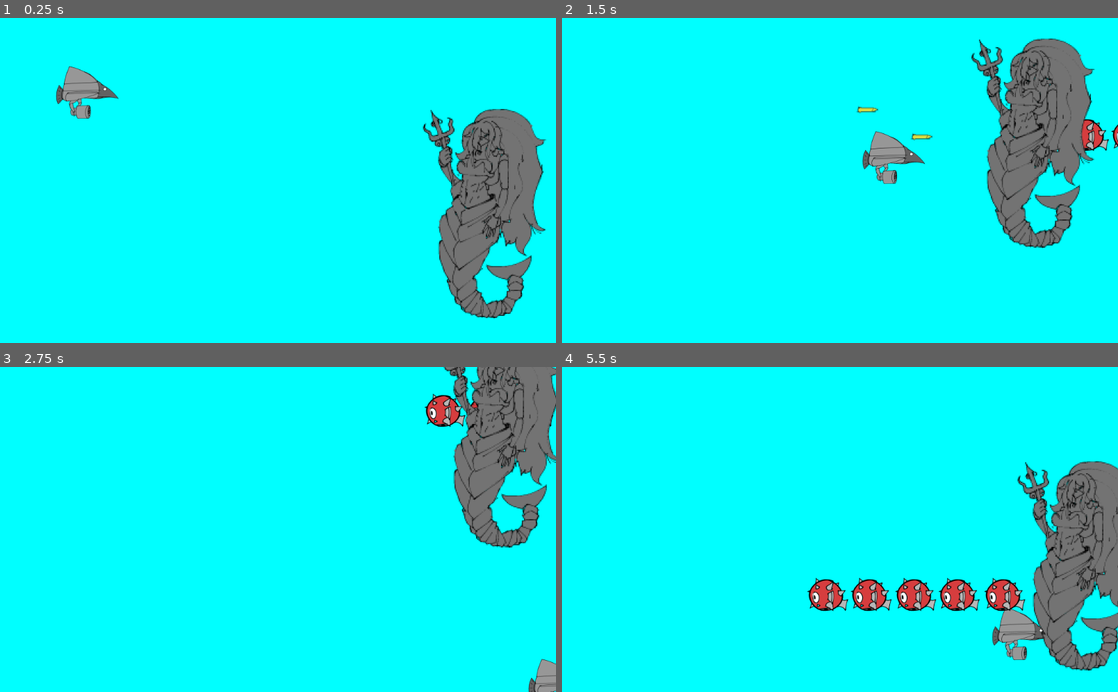
Above: before the commit, frames 1-4 (two rows, left to right).
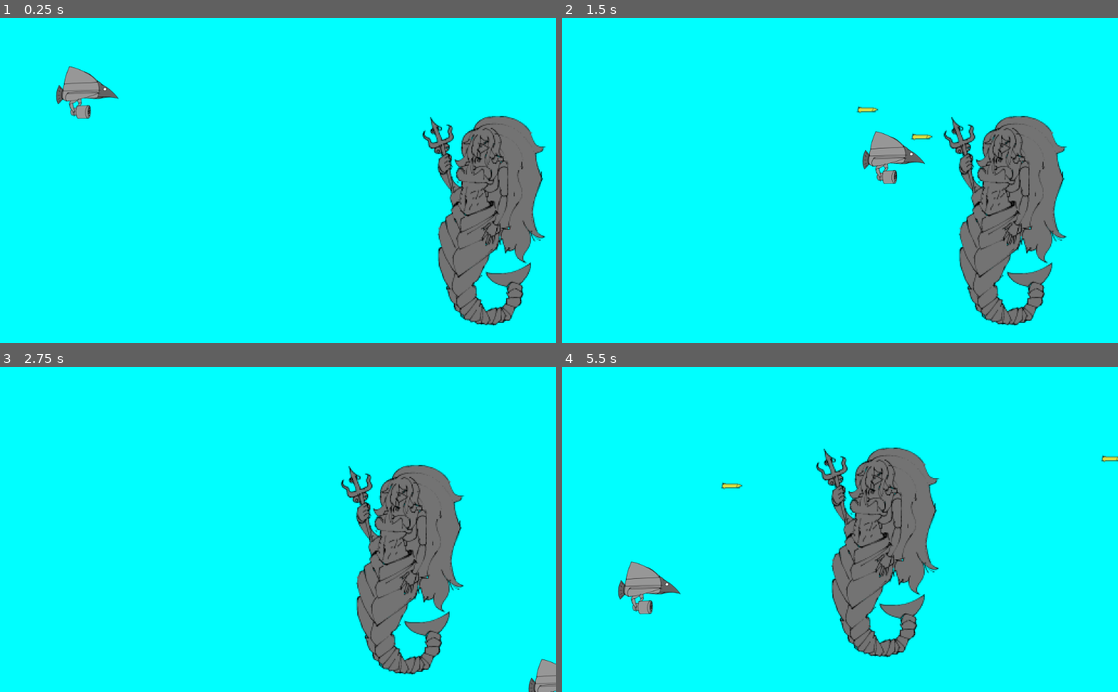
Above: after the commit, the same moments.

Repository: AA6363/plane_shooter_game
Game: Godot game, scene res://Scenes/Main-world.tscn
Same seed, same stepped clock (60 frames per second), same inputs: the game is played once before the commit and once after it.
Inputs:
- Up to frame 1 (0.25 s): no input
- Up to frame 2 (1.5 s): hold Right (ui_right) 0.53-1.28 s; tap Space (shoot) at 0.6, 1.35 s; hold Down (ui_down) from 1.28 s (still down)
- Up to frame 3 (2.75 s): release Down (ui_down) at 2.03 s; hold Right (ui_right) from 2.03 s (still down); tap Space (shoot) at 2.1 s
- Up to frame 4 (5.5 s): release Right (ui_right) at 2.78 s; hold Up (ui_up) 2.78-3.53 s; tap Space (shoot) every 0.75 s from 2.85 to 5.1 s; hold Left (ui_left) 3.53-5.03 s; hold Down (ui_down) from 5.03 s (still down)

The runs differ from the first frame. In frame 1, 4.5% of the frame differs, in the area x 76-99%, y 27-95%; in frame 2, 12%; in frame 3, 17%; in frame 4, 20%, in the area x 10-100%, y 24-94%.

Commit message:
Implements wave1(wave of enemies)
-comprised a test wave of enemies

Diff:
--- a/Scenes/Enemy.gd
+++ b/Scenes/Enemy.gd
@@ -22,6 +22,8 @@
 		else:
 			hp -=1
 			body.queue_free()
+	if body is Player:
+		body.queue_free()
 
 
 func wave_movement(delta):
--- a/Scenes/Main-world.tscn
+++ b/Scenes/Main-world.tscn
@@ -1,7 +1,6 @@
-[gd_scene load_steps=6 format=2]
+[gd_scene load_steps=5 format=2]
 
 [ext_resource path="res://Scenes/Player.tscn" type="PackedScene" id=1]
-[ext_resource path="res://Scenes/EnemyPack.tscn" type="PackedScene" id=2]
 [ext_resource path="res://Scenes/Mermaid_boss.tscn" type="PackedScene" id=3]
 [ext_resource path="res://Scenes/Main-world.gd" type="Script" id=4]
 [ext_resource path="res://Scenes/EnemyTerminator.tscn" type="PackedScene" id=5]
@@ -11,10 +10,6 @@
 
 [node name="Player" parent="." instance=ExtResource( 1 )]
 position = Vector2( 161, 137 )
-
-[node name="EnemyPack" parent="." instance=ExtResource( 2 )]
-position = Vector2( 1144, 436 )
-scale = Vector2( 2, 2 )
 
 [node name="Mermaid_boss" parent="." instance=ExtResource( 3 )]
 position = Vector2( 903, 589 )
--- a/Scenes/Mermaid_boss.gd
+++ b/Scenes/Mermaid_boss.gd
@@ -3,17 +3,19 @@
 
 var hp = 50
 var time = 60
+var state
 
 func _ready():
 	pass # Replace with function body.
+	state = 1
 
 
 func _physics_process(delta):
-	time += delta
-	position.y += sin(time) * 2
-	position.x += cos(time)
 
 
+	match state:
+		1: not_ready_to_fight()
+		2: fight(delta)
 
 
 
@@ -25,3 +27,15 @@
 		else:
 			hp -= 1
 			body.queue_free()
+
+func not_ready_to_fight():
+	position.x -=1
+
+func fight(delta):
+	time += delta
+	position.y += sin(time) * 2
+	position.x += cos(time)
+
+
+func _on_Timer_timeout():
+	state = 2
--- a/Scenes/Mermaid_boss.tscn
+++ b/Scenes/Mermaid_boss.tscn
@@ -39,4 +39,9 @@
 [node name="Hitbox" type="CollisionPolygon2D" parent="Area2D"]
 polygon = PoolVector2Array( 2, -62, 17, -39, 20, -8, 12, 21, 0, 42, -9, 64, -11, 81, 1, 100, 16, 99, 30, 85, 27, 98, 10, 106, -10, 105, -27, 83, -37, 33, -23.6364, -0.909088, -38, -30, -20.9091, -11.3636, -14, -32, -7, -50 )
 
+[node name="Timer" type="Timer" parent="."]
+wait_time = 5.0
+autostart = true
+
 [connection signal="body_entered" from="Area2D" to="." method="_on_Area2D_body_entered"]
+[connection signal="timeout" from="Timer" to="." method="_on_Timer_timeout"]
--- a/Scenes/Player.gd
+++ b/Scenes/Player.gd
@@ -1,4 +1,5 @@
 extends KinematicBody2D
+class_name Player
 
 onready var pos2D = $Position2D
 
--- /dev/null
+++ b/Scenes/Position2D.gd
@@ -0,0 +1,5 @@
+extends Position2D
+
+
+func _physics_process(delta):
+	position.x += 1
--- /dev/null
+++ b/Scenes/Wave1.tscn
@@ -0,0 +1,48 @@
+[gd_scene load_steps=5 format=2]
+
+[ext_resource path="res://Scenes/EnemyPack.tscn" type="PackedScene" id=1]
+[ext_resource path="res://Scenes/Enemy.tscn" type="PackedScene" id=2]
+[ext_resource path="res://Scenes/Wave1.gd" type="Script" id=3]
+[ext_resource path="res://Scenes/Position2D.gd" type="Script" id=4]
+
+[node name="Node2D" type="Node2D"]
+script = ExtResource( 3 )
+
+[node name="EnemyFormation01" parent="." instance=ExtResource( 1 )]
+position = Vector2( 42, 20 )
+
+[node name="Enemy6" parent="." instance=ExtResource( 2 )]
+position = Vector2( 164, 118 )
+
+[node name="Enemy7" parent="." instance=ExtResource( 2 )]
+position = Vector2( 306, 155 )
+
+[node name="Enemy8" parent="." instance=ExtResource( 2 )]
+position = Vector2( 400, 163 )
+
+[node name="Enemy9" parent="." instance=ExtResource( 2 )]
+position = Vector2( 519, 98 )
+
+[node name="Enemy10" parent="." instance=ExtResource( 2 )]
+position = Vector2( 404, 249 )
+
+[node name="EnemyFormation02" parent="." instance=ExtResource( 1 )]
+position = Vector2( 257, 76 )
+
+[node name="EnemyFormation03" parent="." instance=ExtResource( 1 )]
+position = Vector2( 540, 38 )
+
+[node name="EnemyFormation06" parent="." instance=ExtResource( 1 )]
+position = Vector2( 784, 229 )
+
+[node name="EnemyFormation04" parent="." instance=ExtResource( 1 )]
+position = Vector2( 526, 315 )
+
+[node name="EnemyFormation05" parent="." instance=ExtResource( 1 )]
+position = Vector2( 174, 293 )
+
+[node name="LastPoint" type="Position2D" parent="."]
+position = Vector2( 1024, 156 )
+script = ExtResource( 4 )
+
+[node name="Timer" type="Timer" parent="."]
--- a/project.godot
+++ b/project.godot
@@ -15,12 +15,18 @@
 "path": "res://Scenes/Bullet.gd"
 }, {
 "base": "KinematicBody2D",
+"class": "Player",
+"language": "GDScript",
+"path": "res://Scenes/Player.gd"
+}, {
+"base": "KinematicBody2D",
 "class": "fishEnemy",
 "language": "GDScript",
 "path": "res://Scenes/Enemy.gd"
 } ]
 _global_script_class_icons={
 "Bullet": "",
+"Player": "",
 "fishEnemy": ""
 }
 
Empty file added: Scenes/Wave1.gd
